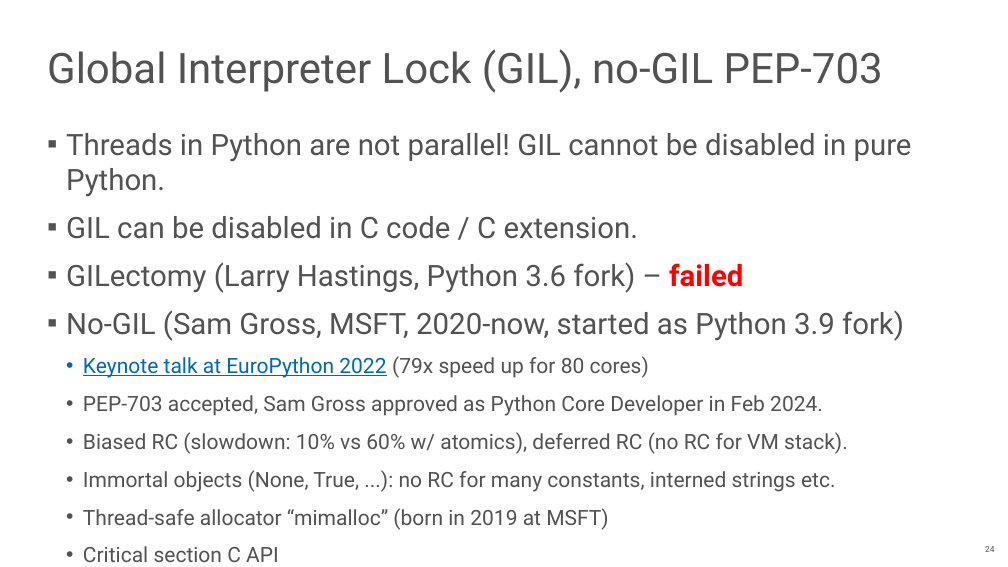
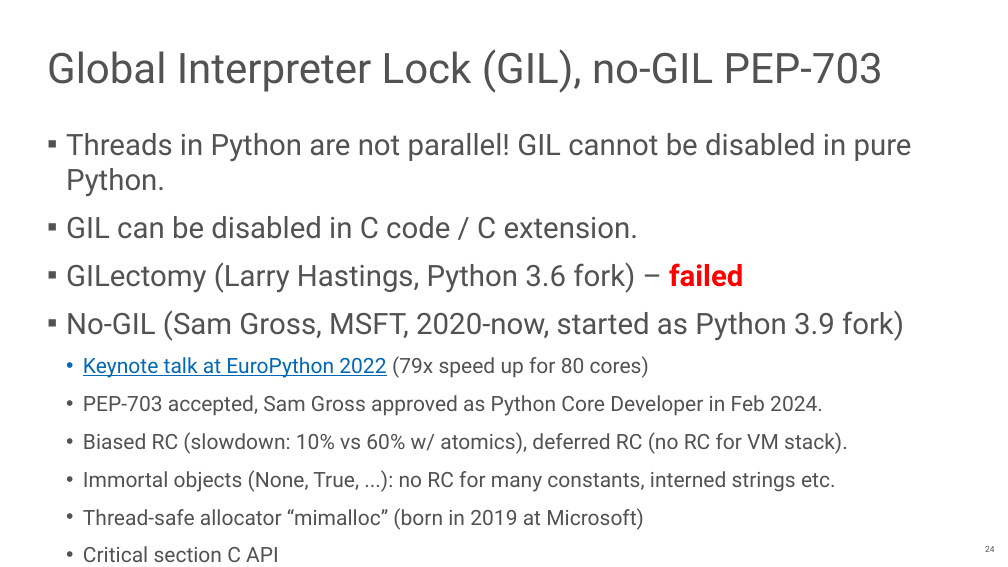
Before and after one commit to NN-complr-tech/Complr-course-lectures, a slide deck: slide 24 of 13-Python-internals-and-JIT-compilers.pptx. Drawn at 1008x567 pixels with LibreOffice and Linux fonts; fonts in the diff are those of the drawing. Boxes give left, top, right and bottom in pixels: in the first picture for what was removed or moved away, otherwise in the second. Text is boxed around its words. In the diff, an @@ line names an element or a change of style, - is before the commit and + after.

```diff
--- a/13-Python-internals-and-JIT-compilers.pptx
+++ b/13-Python-internals-and-JIT-compilers.pptx
@@ text at box(83, 508, 644, 530): text changed @@
-  • Thread-safe allocator “mimalloc” (born in 2019 at MSFT)
+  • Thread-safe allocator “mimalloc” (born in 2019 at Microsoft)
```
Also in this commit, not shown: 10 other slides changed, 1 slide added, 1 slide removed.
